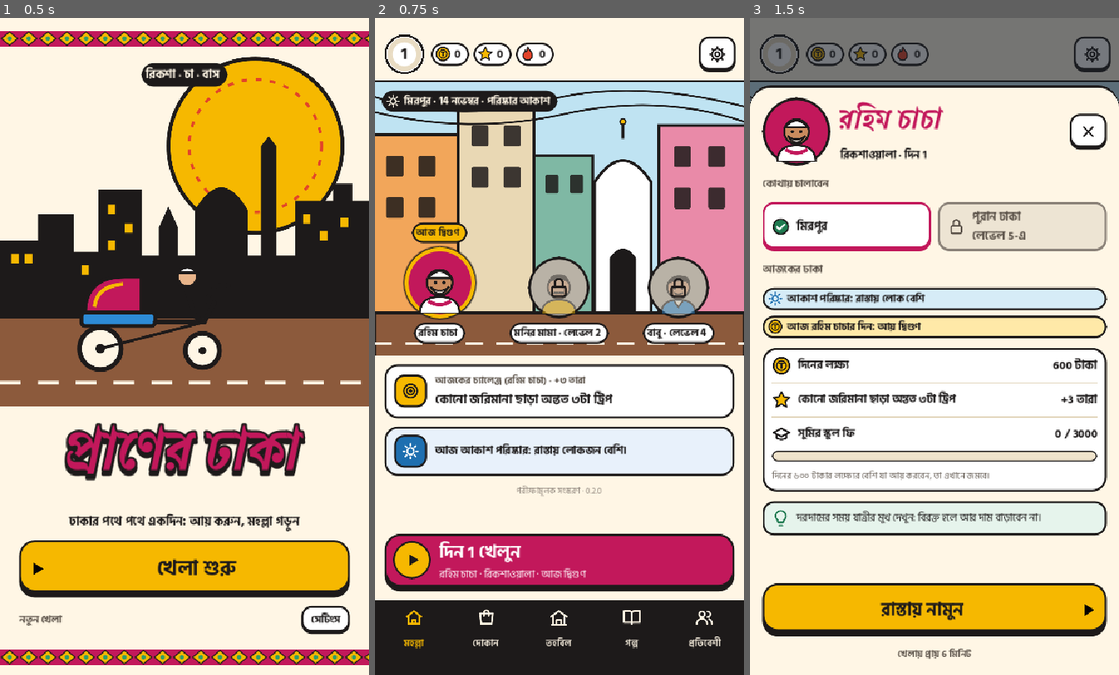
Above: before the commit, frames 1-3 (left to right).
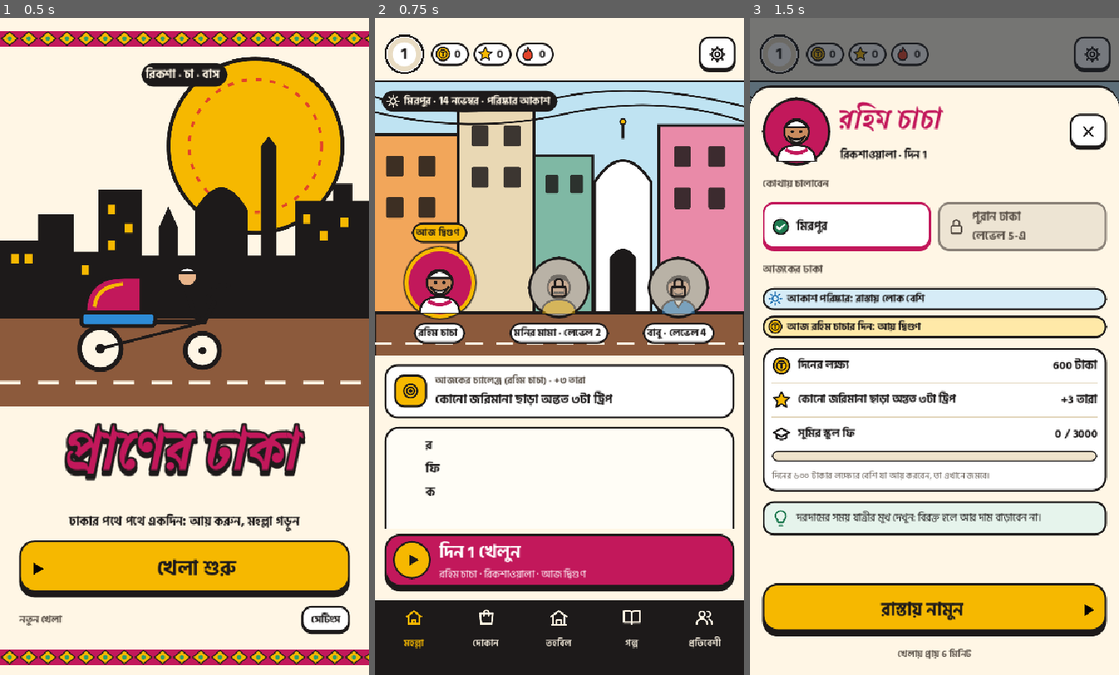
Above: after the commit, the same moments.

Repository: Habibur-Rahman-KUET-09/Dhakay-Akdin
Game: Godot game, scene res://scenes/main.tscn
The game is run twice, just before and just after one commit, with the same random seed, the same clock (stepped at 60 frames per second) and the same inputs.
Inputs (mouse positions are in pixels of both pictures, inside the frame that each line leads up to):
- Up to frame 1 (0.5 s): no input
- Up to frame 2 (0.75 s): click "খেলা শুরু" at 0.5 s
- Up to frame 3 (1.5 s): click (934, 563) at 1.25 s

Frame 1 is identical in both runs. In frame 2, 1.9% of the frame differs, in the area x 2-98%, y 62-78%; in frame 3, nothing differs.

Commit message:
Eid and Ramadan, Rafiq Chacha's news, reading aloud
The two Eids are in the calendar by date for each year (they move with
the moon), and Ramadan: in the afternoon more rickshaw passengers hurry
home for iftar. Rafiq Chacha reads the morning news on the home screen: a
festival today or tomorrow, Ramadan, what the month's weather means. A
new setting reads the game out in the phone's own voice (its text to
speech): notices, each hand activity's instructions, the day's end. And
the passenger who speaks in chapter six is in the story's cast.

Co-Authored-By: Claude Opus 5.5 <noreply@anthropic.com>
Claude-Session: https://claude.ai/code/session_01D5VTTbiAkjZrLBvbSQEf7i

Diff:
--- a/game/content/calendar.json
+++ b/game/content/calendar.json
@@ -1,5 +1,5 @@
 {
- "about": "The year in Dhaka. months: for each month, how mu …(109 unchanged characters)… nter morning. festivals: fixed-date days (Eid moves with the moon, so it is not here), with a greeting, an extra tip per ride, and the colours the lanes are decked in.",
+ "about": "The year in Dhaka. months: for each month, how mu …(109 unchanged characters)… nter morning. festivals: fixed-date days; moon_festivals: the two Eids, which move with the moon, by date for each year (approximate: the day is set by the moon sighting in Bangladesh, so correct them when announced); ramadan: the month of fasting, first and last day each year,, with a greeting, an extra tip per ride, and the colours the lanes are decked in.",
  "months": [
   {
    "month": "January",
@@ -160,5 +160,69 @@
     "F42A41"
    ]
   }
+ ],
+ "moon_festivals": [
+  {
+   "id": "eid_fitr",
+   "dates": [
+    "2026-03-21",
+    "2027-03-10",
+    "2028-02-27",
+    "2029-02-15"
+   ],
+   "name": {
+    "bn": "ঈদুল ফিতর",
+    "en": "Eid ul-Fitr"
+   },
+   "greeting": {
+    "bn": "ঈদ মোবারক! নতুন জামা, সেমাই আর খুশি যাত্রী। আজ সবাই বখশিশ দেয়।",
+    "en": "Eid Mubarak! New clothes, sweet semai and happy riders. Everyone tips today."
+   },
+   "tip": 30,
+   "colours": [
+    "2E9E6B",
+    "F6C445"
+   ]
+  },
+  {
+   "id": "eid_adha",
+   "dates": [
+    "2026-05-27",
+    "2027-05-17",
+    "2028-05-05",
+    "2029-04-24"
+   ],
+   "name": {
+    "bn": "ঈদুল আজহা",
+    "en": "Eid ul-Adha"
+   },
+   "greeting": {
+    "bn": "ঈদ মোবারক! কোরবানির ঈদে শহর অনেকটা ফাঁকা, যারা আছেন তারা খুশি মনে বখশিশ দেন।",
+    "en": "Eid Mubarak! The city is half empty for Eid ul-Adha; those who stay tip gladly."
+   },
+   "tip": 25,
+   "colours": [
+    "1C4E9B",
+    "F4F1E8"
+   ]
+  }
+ ],
+ "ramadan": [
+  [
+   "2026-02-19",
+   "2026-03-20"
+  ],
+  [
+   "2027-02-08",
+   "2027-03-09"
+  ],
+  [
+   "2028-01-28",
+   "2028-02-26"
+  ],
+  [
+   "2029-01-16",
+   "2029-02-14"
+  ]
  ]
 }
--- a/game/content/story.json
+++ b/game/content/story.json
@@ -115,6 +115,11 @@
    "bn": "পুলিশ",
    "en": "Policeman",
    "colour": "2B3A55"
+  },
+  "man": {
+   "bn": "যাত্রী",
+   "en": "Passenger",
+   "colour": "37474F"
   }
  },
  "chapters": [
--- a/game/content/strings.json
+++ b/game/content/strings.json
@@ -2506,5 +2506,53 @@
  "smsPhoneTip": {
   "bn": "আপনার ফোনে আগের সব SMS: আসলগুলো আসে «টাকাফোন» থেকে, এইমাত্র, ঠিক অঙ্কে।",
   "en": "On your phone, the earlier SMS: real ones come from TakaPhone, just now, for the right amount."
+ },
+ "newsTitle": {
+  "bn": "রফিক চাচার খবর",
+  "en": "Rafiq Chacha's news"
+ },
+ "news_festival_today": {
+  "bn": "আজ {name}! রাস্তায় উৎসবের ভিড়, বখশিশও বেশি।",
+  "en": "Today is {name}! Festive crowds, and bigger tips."
+ },
+ "news_festival_tomorrow": {
+  "bn": "কাল {name}। আজ থেকেই বাজারে ভিড় বাড়ছে।",
+  "en": "Tomorrow is {name}. The markets are filling up already."
+ },
+ "news_ramadan": {
+  "bn": "রমজান মাস চলছে। বিকেলে ইফতারের আগে সবাই বাড়ি ফেরার তাড়ায় থাকে।",
+  "en": "It's Ramadan. In the afternoon everyone hurries home before iftar."
+ },
+ "news_rain": {
+  "bn": "বর্ষাকাল: আজ বৃষ্টির ভালো সম্ভাবনা। রিকশায় পলিথিন রাখুন, নিচু রাস্তায় পানি জমবে।",
+  "en": "The monsoon: rain is likely today. Keep a plastic sheet in the rickshaw; the low roads will flood."
+ },
+ "news_fog": {
+  "bn": "শীতের সকাল: কুয়াশায় সামনে কম দেখা যাবে, সাবধানে চালাবেন।",
+  "en": "A winter morning: fog will hide the road ahead; drive carefully."
+ },
+ "news_hot": {
+  "bn": "কাঠফাটা গরম: চায়ের দোকানে ঠান্ডা পানীয় বেশি চলবে। পানি সাথে রাখুন।",
+  "en": "Scorching heat: cold drinks will sell at the stalls. Keep water with you."
+ },
+ "news_quiet": {
+  "bn": "আজ শহর শান্ত। ভালো একটা কাজের দিন।",
+  "en": "A quiet day in town. A good day for work."
+ },
+ "ramadanDay": {
+  "bn": "রমজান মাস। বিকেলে ইফতারের আগে অনেকে তাড়াহুড়ায় থাকবেন।",
+  "en": "Ramadan: in the afternoon many will be hurrying home for iftar."
+ },
+ "readAloud": {
+  "bn": "পড়ে শোনানো",
+  "en": "Read aloud"
+ },
+ "readAloudHelp": {
+  "bn": "খেলার লেখাগুলো ফোনের নিজের কণ্ঠে পড়ে শোনাবে: নোটিশ, কাজের নির্দেশ, দিনের হিসাব। ফোনে বাংলা কণ্ঠ (Google-এর text-to-speech) থাকতে হবে।",
+  "en": "The game's words read out in the phone's own voice: notices, instructions, the day's summary. The phone needs a voice for the language (Google's text-to-speech)."
+ },
+ "readAloudOn": {
+  "bn": "এখন থেকে খেলার লেখা পড়ে শোনানো হবে।",
+  "en": "From now on, the game's words will be read out."
  }
 }
--- a/game/project.godot
+++ b/game/project.godot
@@ -25,6 +25,7 @@
 [audio]
 
 driver/enable_input=false
+general/text_to_speech=true
 
 [debug]
 
--- a/game/scripts/rules/calendar.gd
+++ b/game/scripts/rules/calendar.gd
@@ -8,6 +8,10 @@
 
 var months: Array = []
 var festivals: Array = []
+## The Eids, by date each year (they move with the moon), and Ramadan's
+## first and last days each year.
+var moon_festivals: Array = []
+var ramadan_spans: Array = []
 
 
 func _init() -> void:
@@ -15,6 +19,8 @@
 	if typeof(parsed) == TYPE_DICTIONARY:
 		months = parsed.months
 		festivals = parsed.festivals
+		moon_festivals = parsed.get("moon_festivals", [])
+		ramadan_spans = parsed.get("ramadan", [])
 
 
 ## The month, 1 to 12 (0 if the date cannot be read).
@@ -54,4 +60,51 @@
 	for f in festivals:
 		if f.date == md:
 			return f
+	var day := date.substr(0, 10)
+	for f in moon_festivals:
+		if (f.dates as Array).has(day):
+			return f
 	return {}
+
+
+## Whether the date is in Ramadan (people hurry home before iftar).
+func ramadan(date: String) -> bool:
+	if date.length() < 10:
+		return false
+	var day := date.substr(0, 10)
+	for span in ramadan_spans:
+		if day >= str(span[0]) and day <= str(span[1]):
+			return true
+	return false
+
+
+## The day after `date` ("YYYY-MM-DD").
+static func next_day(date: String) -> String:
+	var t := Time.get_unix_time_from_datetime_string(date.substr(0, 10) + "T12:00:00")
+	return Time.get_datetime_string_from_unix_time(t + 86400).substr(0, 10)
+
+
+## Rafiq Chacha's morning news: what today (and tomorrow) bring, as
+## [{key, values}] for the strings file: a festival today or tomorrow,
+## Ramadan, and the month's weather (rain, fog, heat) so the day can be
+## planned.
+func news(date: String) -> Array:
+	var out := []
+	var today := festival(date)
+	var tomorrow := festival(next_day(date))
+	if not today.is_empty():
+		out.append({"key": "news_festival_today", "values": {"name": today.name}})
+	elif not tomorrow.is_empty():
+		out.append({"key": "news_festival_tomorrow", "values": {"name": tomorrow.name}})
+	if ramadan(date):
+		out.append({"key": "news_ramadan", "values": {}})
+	var w := weather(date)
+	if float(w.rain) >= 2.0:
+		out.append({"key": "news_rain", "values": {}})
+	elif float(w.fog) >= 0.5:
+		out.append({"key": "news_fog", "values": {}})
+	elif float(w.hot) >= 1.5:
+		out.append({"key": "news_hot", "values": {}})
+	if out.is_empty():
+		out.append({"key": "news_quiet", "values": {}})
+	return out
--- a/game/scripts/rules/day.gd
+++ b/game/scripts/rules/day.gd
@@ -118,6 +118,8 @@
 ## festival day an extra tip every ride.
 var foggy := false
 var festival := {}
+## Ramadan: in the afternoon more people hurry to be home for iftar.
+var ramadan := false
 ## Trips rated 4 stars or more (for the day's challenge).
 var good_trips := 0
 ## The named neighbours who may need a ride today (set by the scene), how
@@ -169,6 +171,7 @@
 	if date != "":
 		chance = calendar.rain_chance(chance, date)
 		festival = calendar.festival(date)
+		ramadan = calendar.ramadan(date)
 	if weather.randf() < chance:
 		rain_at = weather.randf_range(0.15, 0.75) * day_seconds
 	if date != "":
@@ -639,6 +642,8 @@
 		var place_to: Dictionary = choices[rng.randi() % choices.size()]
 		var tiles: int = dist[place_to.at]
 		var who := fares.pick_type(rng)
+		if ramadan and who == "normal" and hour() >= 15.0 and _hand_rng.randf() < 0.5:
+			who = "hurry"
 		var fair_fare := fares.fair(tiles)
 		_next_id += 1
 		var offered := fares.offer(who, fair_fare, rng)
--- a/game/scripts/ui/activity.gd
+++ b/game/scripts/ui/activity.gd
@@ -10,6 +10,7 @@
 const Look = preload("res://scripts/ui/look.gd")
 const Strings = preload("res://scripts/ui/strings.gd")
 const Rules = preload("res://scripts/rules/activities.gd")
+const ReadAloud = preload("res://scripts/ui/read_aloud.gd")
 const SETTINGS := "user://settings.cfg"
 
 signal done(score: float)
@@ -104,6 +105,7 @@
 	buttons.add_theme_constant_override("separation", 8)
 	col.add_child(buttons)
 	_build()
+	ReadAloud.say("%s। %s" % [title, _hint_label.text], s.lang)
 
 
 ## Activities add their own buttons or labels here.
--- a/game/scripts/ui/day_end.gd
+++ b/game/scripts/ui/day_end.gd
@@ -10,6 +10,7 @@
 const Balance = preload("res://scripts/rules/balance.gd")
 const Progress = preload("res://scripts/rules/progress.gd")
 const DayLines = preload("res://scripts/ui/day_lines.gd")
+const ReadAloud = preload("res://scripts/ui/read_aloud.gd")
 
 signal home_pressed
 signal again_pressed
@@ -38,6 +39,11 @@
 	# Already in the tree here: anchors alone would keep today's (empty) size.
 	set_anchors_and_offsets_preset(Control.PRESET_FULL_RECT)
 	print("[day end] shown")
+	# Read out: the banner, the money, how the day went.
+	var said := [str(info.get("title", "")), s.t("taka", {"n": int(info.get("money", 0))})]
+	for line in info.get("lines", []):
+		said.append(str(line))
+	ReadAloud.say("। ".join(PackedStringArray(said)), s.lang)
 	mouse_filter = Control.MOUSE_FILTER_STOP
 	var bg := ColorRect.new()
 	bg.color = NIGHT
--- a/game/scripts/ui/home.gd
+++ b/game/scripts/ui/home.gd
@@ -25,6 +25,7 @@
 const Activity = preload("res://scripts/ui/activity.gd")
 const Driving = preload("res://scripts/ui/driving.gd")
 const Goods = preload("res://scripts/rules/goods.gd")
+const ReadAloud = preload("res://scripts/ui/read_aloud.gd")
 
 const WHO := ["rickshaw", "tea", "bus"]
 const PAGES := ["hub", "shop", "fund", "story", "people"]
@@ -394,6 +395,7 @@
 	var challenge := _challenge_card()
 	if challenge != null:
 		inner.add_child(challenge)
+	inner.add_child(_news_card())
 	inner.add_child(_season_card())
 	var version := Look.label("%s · %s" % [s.t("testBuild"), ProjectSettings.get_setting("application/config/version", "dev")], 12, false, Color("8A8178"))
 	version.horizontal_alignment = HORIZONTAL_ALIGNMENT_CENTER
@@ -787,6 +789,29 @@
 	return Look.label(text, 15, true, Look.MUTED)
 
 
+## Rafiq Chacha's morning paper, read out over his tea: a festival today
+## or tomorrow, Ramadan, and what the month's weather means for the day.
+func _news_card() -> Control:
+	var panel := _card(Color("FFFDF6"), 20)
+	var col := VBoxContainer.new()
+	col.add_theme_constant_override("separation", 6)
+	panel.add_child(col)
+	var top := HBoxContainer.new()
+	top.add_theme_constant_override("separation", 10)
+	top.add_child(Look.icon("book", 36, Look.OUTLINE))
+	top.add_child(Look.label(s.t("newsTitle"), 18, true))
+	col.add_child(top)
+	for item in Calendar.new().news(progress.date()):
+		var values := {}
+		for k in item.values:
+			var v = item.values[k]
+			values[k] = v.get(s.lang, v.get("en", "")) if typeof(v) == TYPE_DICTIONARY else v
+		var line := Look.label("• " + s.t(item.key, values), 15, false, Color("4A423A"))
+		line.autowrap_mode = TextServer.AUTOWRAP_WORD_SMART
+		col.add_child(line)
+	return panel
+
+
 ## Today's Dhaka in chips: the season or a festival, and a double-money day.
 func _today_chips(who: String) -> Control:
 	var flow := VBoxContainer.new()
@@ -1503,6 +1528,8 @@
 	rows.append(_choice_row(s.t("hands"), [s.t("musicOn"), s.t("musicOff")], 0 if Activity.wanted() else 1, func(i): _set_hands(i == 0), "Hands_", ["on", "off"]))
 	rows.append(_choice_row(s.t("easyDriving"), [s.t("musicOn"), s.t("musicOff")], 0 if Driving.easy() else 1, func(i): _set_easy(i == 0), "Easy_", ["on", "off"]))
 	rows.append(Look.label(s.t("easyDrivingHelp"), 13, false, Look.MUTED))
+	rows.append(_choice_row(s.t("readAloud"), [s.t("musicOn"), s.t("musicOff")], 0 if ReadAloud.wanted() else 1, func(i): _set_read_aloud(i == 0), "ReadAloud_", ["on", "off"]))
+	rows.append(Look.label(s.t("readAloudHelp"), 13, false, Look.MUTED))
 	rows.append(_cloud_card())
 	# Who recorded the street sounds (their licences ask to be named).
 	var credits := Sfx.credits()
@@ -1541,6 +1568,13 @@
 
 func _set_hands(value: bool) -> void:
 	Activity.save_wanted(value)
+	_build()
+
+
+func _set_read_aloud(value: bool) -> void:
+	ReadAloud.save_wanted(value)
+	if value:
+		ReadAloud.say(s.t("readAloudOn"), s.lang)
 	_build()
 
 
--- /dev/null
+++ b/game/scripts/ui/read_aloud.gd
@@ -0,0 +1,35 @@
+## Reading the screen out loud with the phone's own voice (its text to
+## speech; on Android, Google's Bangla voice), for players who find
+## reading hard: notices, a hand activity's instructions, the day's end.
+## Off unless chosen; silent where the device has no voice for the
+## language.
+extends RefCounted
+
+const SETTINGS := "user://settings.cfg"
+
+
+static func wanted() -> bool:
+	var c := ConfigFile.new()
+	if c.load(SETTINGS) == OK:
+		return bool(c.get_value("play", "read_aloud", false))
+	return false
+
+
+static func save_wanted(value: bool) -> void:
+	var c := ConfigFile.new()
+	c.load(SETTINGS)
+	c.set_value("play", "read_aloud", value)
+	c.save(SETTINGS)
+
+
+## Says `text` in `lang` ("bn" or "en"), cutting off whatever was being
+## read.
+static func say(text: String, lang: String) -> void:
+	if text.strip_edges() == "" or not wanted():
+		return
+	if not DisplayServer.has_feature(DisplayServer.FEATURE_TEXT_TO_SPEECH):
+		return
+	var voices := DisplayServer.tts_get_voices_for_language(lang)
+	if voices.is_empty():
+		return
+	DisplayServer.tts_speak(text, voices[0], 80, 1.0, 1.0, 0, true)
--- a/game/scripts/world/bus_scene.gd
+++ b/game/scripts/world/bus_scene.gd
@@ -29,6 +29,7 @@
 const DayLines = preload("res://scripts/ui/day_lines.gd")
 const DayEnd = preload("res://scripts/ui/day_end.gd")
 const CallAct = preload("res://scripts/ui/activities/call.gd")
+const ReadAloud = preload("res://scripts/ui/read_aloud.gd")
 const HomeCall = preload("res://scripts/rules/home_call.gd")
 
 ## How fast the street goes by, metres a second, between stops.
@@ -642,6 +643,7 @@
 
 
 func _say(text: String, colour := Look.OUTLINE, seconds := 2.5) -> void:
+	ReadAloud.say(text, strings.lang)
 	_notice.text = text
 	_notice.add_theme_color_override("font_color", colour)
 	_notice_box.visible = true
--- a/game/scripts/world/rickshaw_scene.gd
+++ b/game/scripts/world/rickshaw_scene.gd
@@ -37,6 +37,7 @@
 const Reveal = preload("res://scripts/world/reveal.gd")
 const Weather = preload("res://scripts/world/weather.gd")
 const Driving = preload("res://scripts/ui/driving.gd")
+const ReadAloud = preload("res://scripts/ui/read_aloud.gd")
 
 const SWIPE_PX := 36.0
 ## The camera rides just behind and above the rickshaw, at street level.
@@ -264,6 +265,8 @@
 		_say(str(shift.festival.greeting.get(strings.lang, shift.festival.greeting.en)), Look.MAGENTA, 6.0)
 	elif shift.foggy:
 		_say(strings.t("fogMorning"), Look.SKY, 4.0)
+	elif shift.ramadan:
+		_say(strings.t("ramadanDay"), Look.SKY, 5.0)
 	elif progress.level() <= 3:
 		_say(strings.t("cruiseTip"), Look.SKY, 6.0)
 
@@ -521,6 +524,8 @@
 
 
 func _say(text: String, colour: Color, seconds := 2.0) -> void:
+	if text != _notice:
+		ReadAloud.say(text, strings.lang)
 	_notice = text
 	_notice_colour = colour
 	_notice_left = seconds
--- a/game/scripts/world/tea_scene.gd
+++ b/game/scripts/world/tea_scene.gd
@@ -31,6 +31,7 @@
 const DayEnd = preload("res://scripts/ui/day_end.gd")
 const Weather = preload("res://scripts/world/weather.gd")
 const CallAct = preload("res://scripts/ui/activities/call.gd")
+const ReadAloud = preload("res://scripts/ui/read_aloud.gd")
 const HomeCall = preload("res://scripts/rules/home_call.gd")
 
 ## Where the bench and its four seats are, in the stall's own space
@@ -496,6 +497,7 @@
 
 
 func _say(text: String, colour := Look.OUTLINE, seconds := 2.5) -> void:
+	ReadAloud.say(text, strings.lang)
 	_notice.text = text
 	_notice.add_theme_color_override("font_color", colour)
 	_notice_box.visible = true
--- a/game/tests/test_rules.gd
+++ b/game/tests/test_rules.gd
@@ -664,3 +664,21 @@
 	var got := d.update(0.05)
 	check(got.has(Day.RAIN_START) and not got.has(Day.HOOD), "no asking")
 	check(d.hood_up, "up by itself")
+
+
+func test_eid_ramadan_and_the_morning_news() -> void:
+	const Calendar = preload("res://scripts/rules/calendar.gd")
+	var c := Calendar.new()
+	eq(c.festival("2027-03-10").get("id", ""), "eid_fitr", "Eid ul-Fitr moves with the moon")
+	eq(c.festival("2026-05-27").get("id", ""), "eid_adha", "Eid ul-Adha")
+	check(c.ramadan("2027-02-20"), "Ramadan in February 2027")
+	check(not c.ramadan("2027-03-10"), "over by Eid")
+	eq(Calendar.next_day("2026-12-31"), "2027-01-01", "the next day, across a year")
+	var keys := func(date: String) -> Array: return c.news(date).map(func(n): return n.key)
+	check(keys.call("2026-12-15").has("news_festival_tomorrow"), "Victory Day is tomorrow")
+	check(keys.call("2026-12-16").has("news_festival_today"), "Victory Day today")
+	check(keys.call("2026-07-10").has("news_rain"), "the monsoon")
+	check(keys.call("2027-02-20").has("news_ramadan"), "Ramadan")
+	check(not c.news("2026-10-05").is_empty(), "always something to say")
+	var d := Day.new(_mirpur(), Balance.new(), 3, "2027-02-20")
+	check(d.ramadan, "the day knows it is Ramadan")
